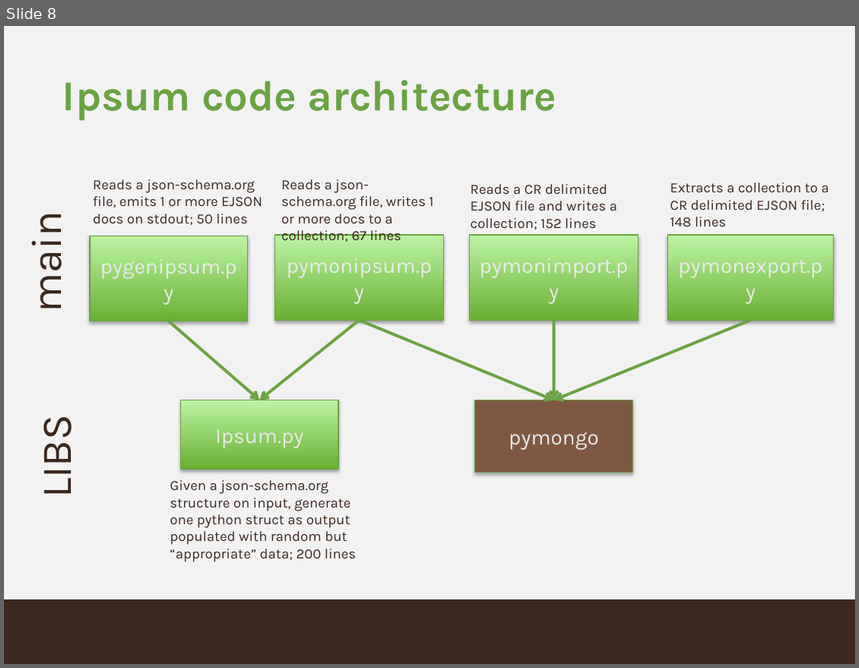
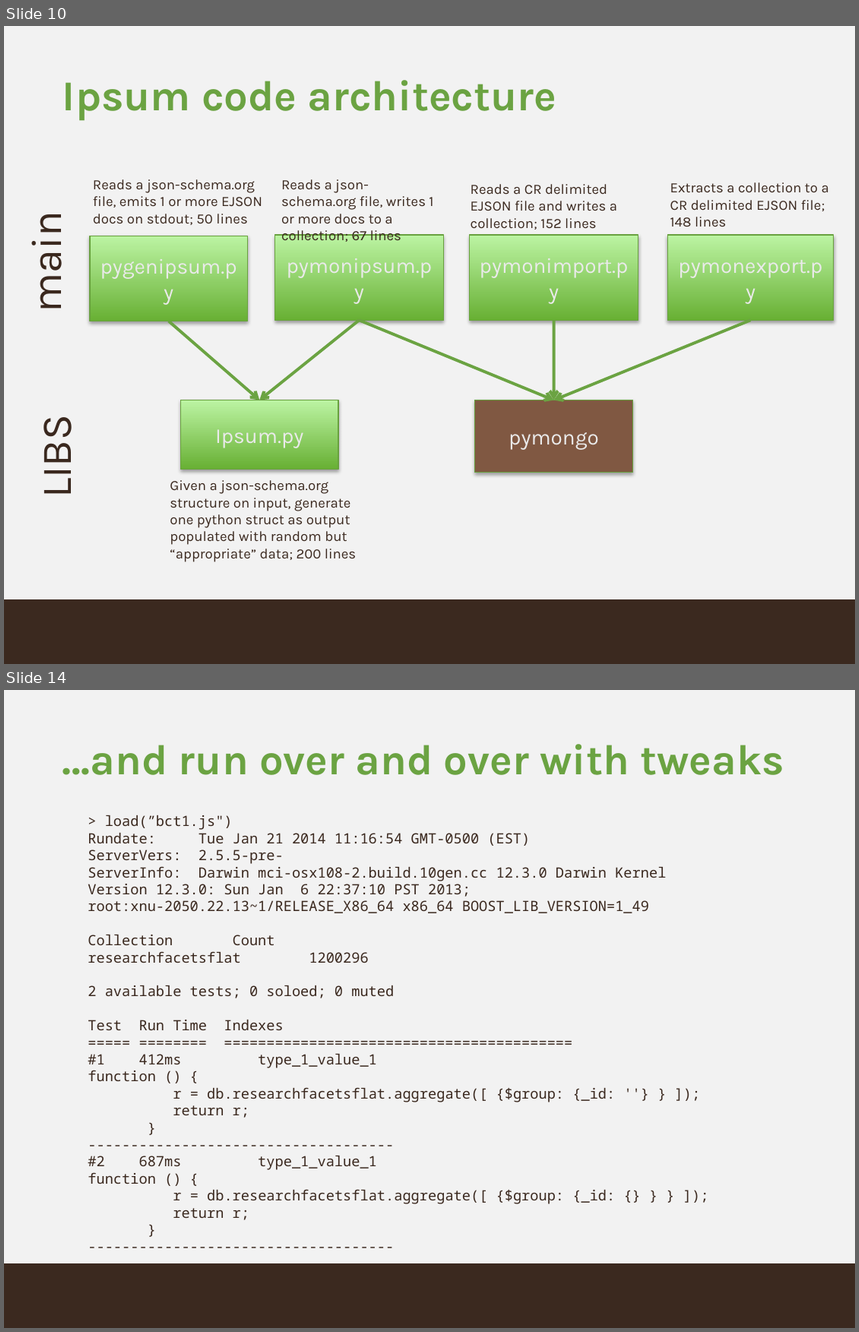
Before and after one commit to buzzm/ipsum, a slide deck: ipsum.pptx. Shown one above the other, each under a label of ours: slide 8 before the commit, slides 10 and 14 after it; the slides between them are not shown. The pictures are 859x668 and 859x1332 pixels, drawn with LibreOffice and Linux fonts; fonts in the diff are those of the drawing; background and template pictures are left out. Boxes give left, top, right and bottom in pixels: in the first picture for what was removed or moved away, otherwise in the second. Text is boxed around its words. In the diff, an @@ line names an element or a change of style, - is before the commit and + after.

```diff
--- a/ipsum.pptx
+++ b/ipsum.pptx
@@ slide 14 added at <box>4,690,855,1328</box>, background #F2F2F2; not listed: 1 template element that a slide beside it also shows @@
@@ title added at <box>63,744,785,775</box>, 36 pt, text #6BA342, bold @@
+…and run over and over with tweaks
@@ text added at <box>88,815,666,1220</box>, 12 pt, text #3A281E @@
+> load(”bct1.js")
+Rundate: Tue Jan 21 2014 11:16:54 GMT-0500 (EST)
+ServerVers: 2.5.5-pre-
+ServerInfo: Darwin mci-osx108-2.build.10gen.cc 12.3.0 Darwin Kernel Version 12.3.0: Sun Jan 6 22:37:10 PST 2013; root:xnu-2050.22.13~1/RELEASE_X86_64 x86_64 BOOST_LIB_VERSION=1_49
+Collection Count
+researchfacetsflat 1200296
+2 available tests; 0 soloed; 0 muted
+Test Run Time Indexes
+===== ======== =========================================
+#1 412ms type_1_value_1
+function () {
+r = db.researchfacetsflat.aggregate([ {$group: {_id: ''} } ]);
+return r;
+}
+------------------------------------
+#2 687ms type_1_value_1
+function () {
+r = db.researchfacetsflat.aggregate([ {$group: {_id: {} } } ]);
+return r;
+}
+------------------------------------
@@ what was slide 8 is now slide 10 @@
```
Also in this commit, not shown: 2 slides changed, 8 other slides added, 1 other file.
